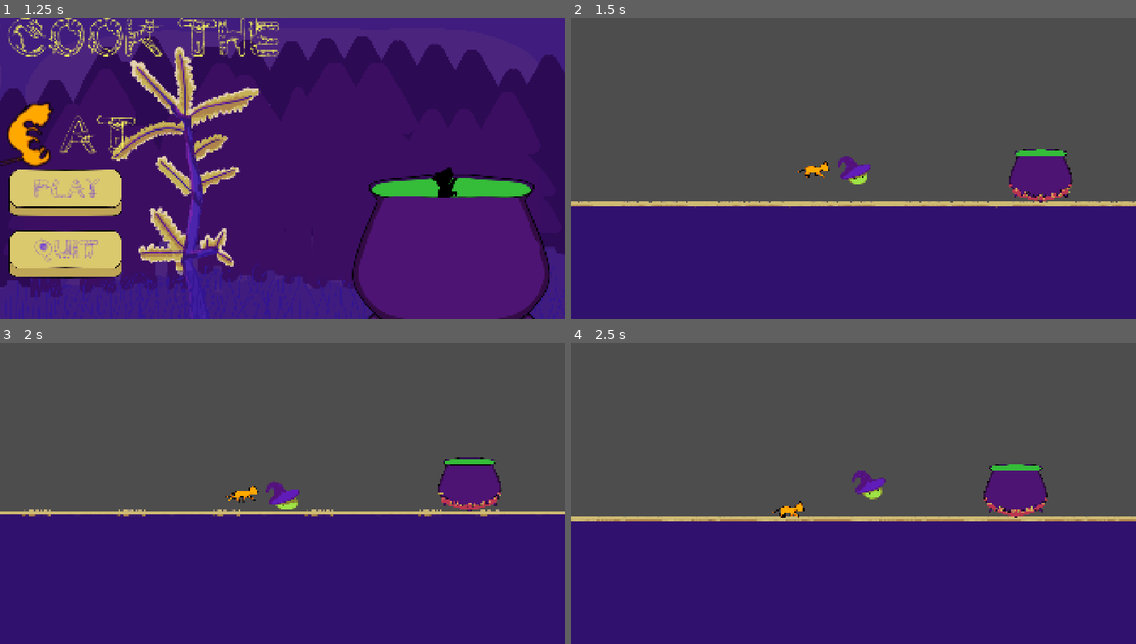
Above: before the commit, frames 1-4 (two rows, left to right).
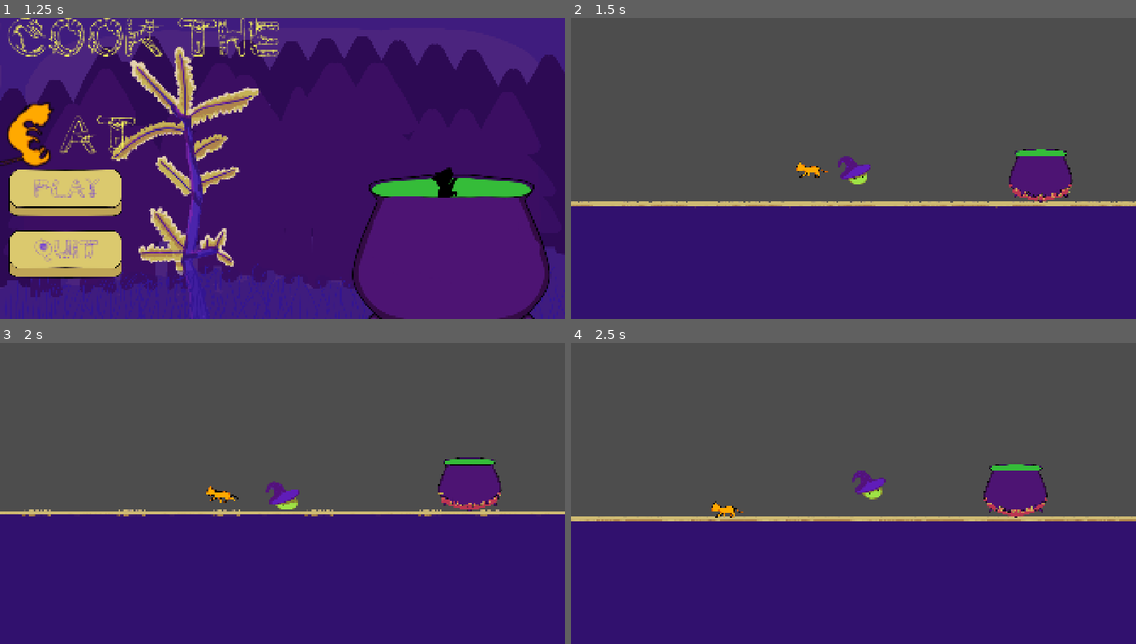
Above: after the commit, the same moments.

Repository: EternaHQ/Enchanted-Mini-Jam
Game: Godot game, scene res://Scenes/Main.tscn
Same seed, same stepped clock (60 frames per second), same inputs: the game is played once before the commit and once after it.
Inputs (mouse positions are in pixels of both pictures, inside the frame that each line leads up to):
- Up to frame 1 (1.25 s): move the mouse to (406, 153) at 0.52 s; press the mouse at (406, 153) at 0.53 s; hold Right (Right) from 0.53 s (still down); tap Space (Up) at 0.77 s
- Up to frame 2 (1.5 s): release Right (Right) at 1.25 s; release the mouse at (977, 153) at 1.25 s; click (638, 189) at 1.25 s
- Up to frame 3 (2 s): no input
- Up to frame 4 (2.5 s): move the mouse to (740, 508) at 2.02 s; hold Right (Right) from 2.03 s (still down); click (740, 508) at 2.1 s; tap Space (Up) at 2.27 s

Frame 1 is identical in both runs. In frame 2, 0.1% of the frame differs, in the area x 39-46%, y 47-54%; in frame 3, 0.3%; in frame 4, 0.3%, in the area x 24-42%, y 52-59%.

Commit message:
final ca movement aber gravity bugt noch

Diff:
--- a/enchanted-game-jam/Scenes/cauldron.tscn
+++ b/enchanted-game-jam/Scenes/cauldron.tscn
@@ -11,8 +11,8 @@
 [ext_resource type="Texture2D" uid="uid://drfvjdim7bgvb" path="res://Assets/PNGSet/PNG_0008.png" id="9_hckop"]
 
 [sub_resource type="CapsuleShape2D" id="CapsuleShape2D_b37d6"]
-radius = 48.0
-height = 372.0
+radius = 44.0
+height = 290.0
 
 [sub_resource type="SpriteFrames" id="SpriteFrames_ql73s"]
 animations = [{
@@ -54,7 +54,7 @@
 collision_mask = 16
 
 [node name="CollisionShape2D" type="CollisionShape2D" parent="Area_top" unique_id=1797421755]
-position = Vector2(0, 131)
+position = Vector2(-5, 162)
 rotation = 1.5707964
 shape = SubResource("CapsuleShape2D_b37d6")
 
--- a/enchanted-game-jam/Scripts/cat.gd
+++ b/enchanted-game-jam/Scripts/cat.gd
@@ -19,9 +19,7 @@
 	player = get_tree().get_first_node_in_group("player")
 
 func _physics_process(delta: float) -> void:
-	if is_running:
-		velocity.x+=movement_direction*speed
-		move_and_slide()
+
 
 	if is_flying:
 		velocity.y += gravity * delta
@@ -34,6 +32,8 @@
 	if not is_on_floor() and !is_grabbed :
 		velocity.y += gravity * delta
 
+
+	random_movement()
 func get_grabbed() -> bool:
 
 	is_running = false
@@ -60,7 +60,17 @@
 	is_running=true
 	animated_sprite.play("walk")
 
-
-func _on_timer_timeout() -> void:
-	movement_direction=randf_range(-1,1)
-	print(movement_direction)
+func random_movement():
+	if player == null:
+		player = get_tree().get_first_node_in_group("player")
+		if player == null:
+			return
+	if global_position.x>player.global_position.x:
+		movement_direction= 1
+		animated_sprite.flip_h=false
+	elif global_position.x < player.global_position.x:
+		movement_direction=-1
+		animated_sprite.flip_h=true
+	if is_running:
+		velocity.x+=movement_direction*speed
+	move_and_slide()
